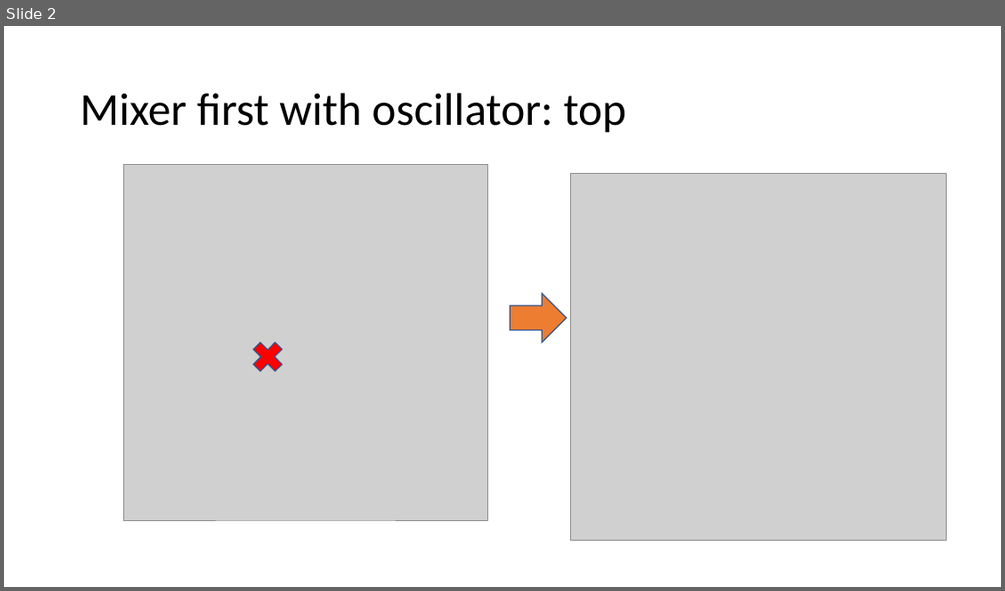
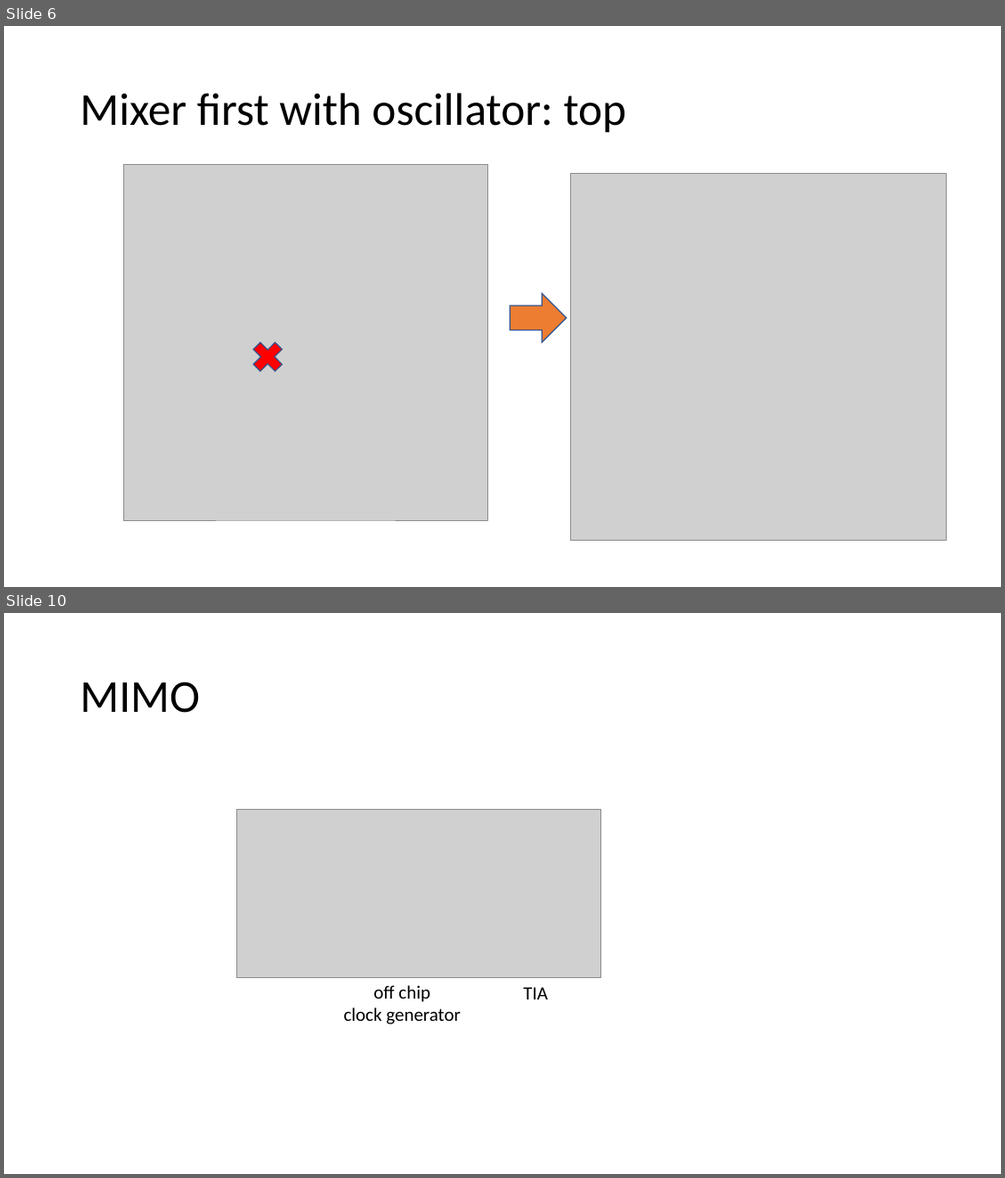
Before and after one commit to kkunal1408/GANA_circuit_data, a slide deck: circuit_data/source_files/individual_test_data_org/summary_results.pptx. Shown one above the other, each under a label of ours: slide 2 before the commit, slides 6 and 10 after it; the slides between them are not shown. The pictures are 1005x591 and 1005x1178 pixels, drawn with LibreOffice and Linux fonts; fonts in the diff are those of the drawing; grey boxes stand for pictures. Boxes give left, top, right and bottom in pixels: in the first picture for what was removed or moved away, otherwise in the second. Text is boxed around its words. In the diff, an @@ line names an element or a change of style, - is before the commit and + after.

```diff
--- a/circuit_data/source_files/individual_test_data_org/summary_results.pptx
+++ b/circuit_data/source_files/individual_test_data_org/summary_results.pptx
@@ slide 10 added at box(4, 613, 1001, 1174), background #FFFFFF @@
@@ title added at box(80, 682, 200, 713), 44 pt, text #000000 @@
+MIMO
@@ picture added at box(236, 810, 600, 978) @@
@@ text added at box(344, 985, 461, 1024), 18 pt, text #000000 @@
+off chip
+clock generator
@@ text added at box(523, 987, 548, 999), 18 pt, text #000000 @@
+TIA
@@ what was slide 2 is now slide 6 @@
```
Also in this commit, not shown: 7 slides changed, 10 other slides added, 3 other files.
